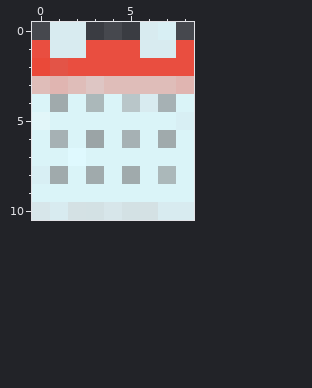
Pixel-art sprite: calendar.png. That is the earlier state.
The file is 9x11 pixels. Pixels under 10% opacity are left out. Colours within 5 levels of each other are drawn and written as one.
After the commit:
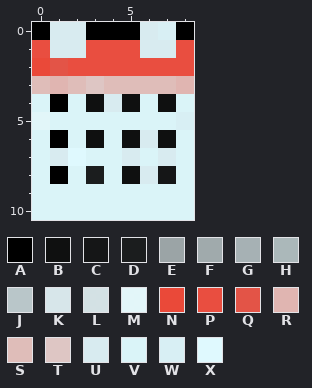
Palette (. is transparent): A #000000  B #0f1010  C #151617  D #1b1d1e  E #9ba4a6  F #a0aaac  G #a6b1b4  H #abb8ba  J #b9c6c9  K #d8e7ebfe  L #dae8ebf4  M #e7fbfef8  N #ea4939  P #e94e40  Q #e35447  R #e0b5b1  S #dfbdb9  T #dec6c4  U #d9ecf1fd  V #daf4f8  W #dcf4f9f8  X #dff9fe
The exact change:
{"y":0,"x":0,"old":".","new":"A"}
{"y":0,"x":3,"old":"...","new":"AAA"}
{"y":0,"x":8,"old":".","new":"A"}
{"y":4,"x":1,"old":"F","new":"A"}
{"y":4,"x":3,"old":"HVJUG","new":"BUBVB"}
{"y":6,"x":1,"old":"G","new":"A"}
{"y":6,"x":3,"old":"E","new":"B"}
{"y":6,"x":5,"old":"GVF","new":"BUB"}
{"y":7,"x":1,"old":"V","new":"U"}
{"y":7,"x":5,"old":"V","new":"U"}
{"y":7,"x":7,"old":"V","new":"U"}
{"y":8,"x":0,"old":"WF","new":"VA"}
{"y":8,"x":3,"old":"F","new":"D"}
{"y":8,"x":5,"old":"FVH","new":"BUC"}
{"y":10,"x":0,"old":"KULLKLLUU","new":"VVVVVVVVV"}
